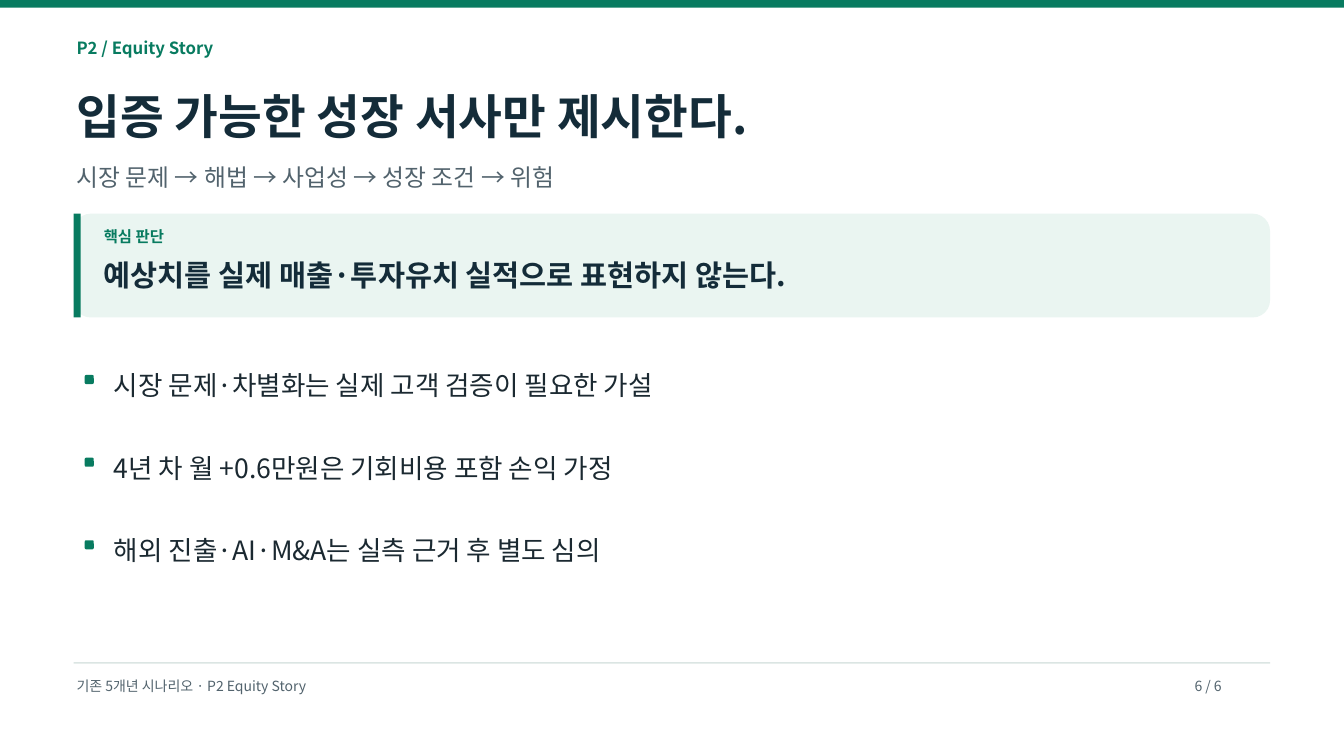
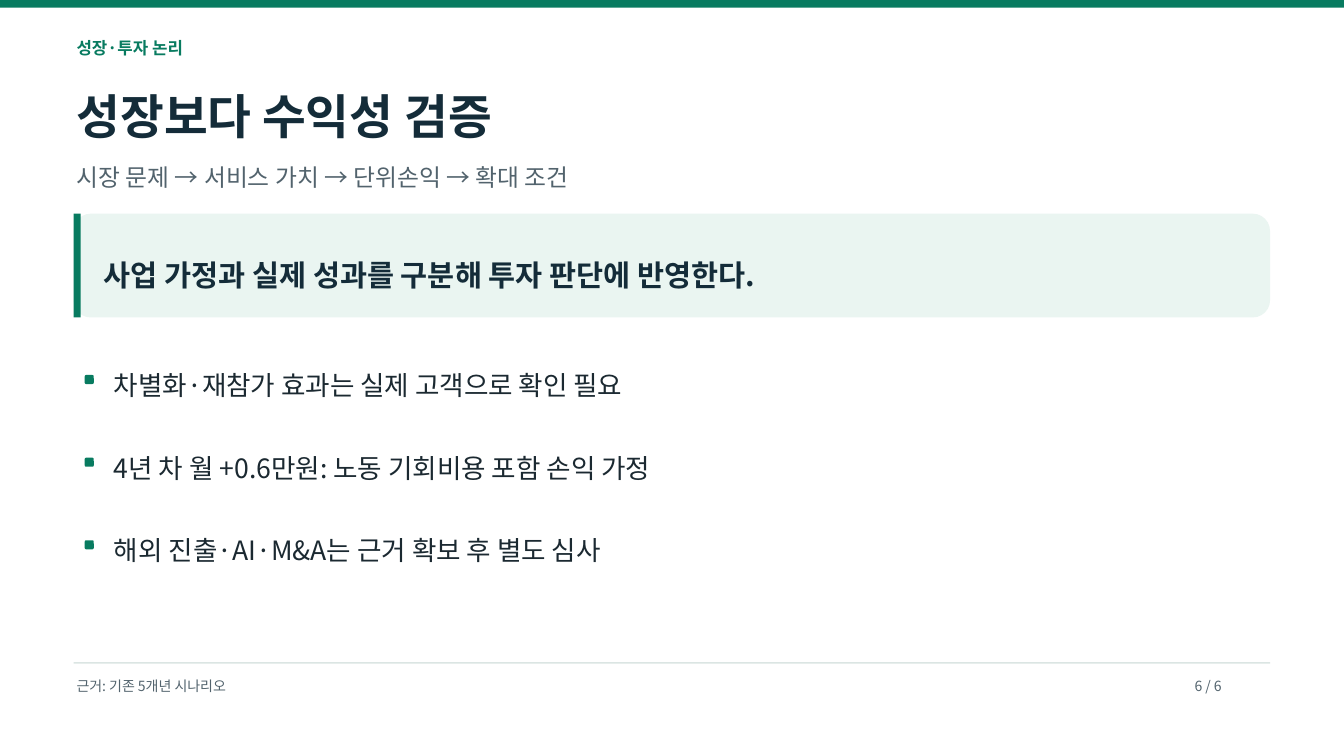
Before and after one commit to dohyunkimmm/footmate-case-study, a slide deck: slide 6 of src/case-study/downloads/footmate_strategy_p0_p2.pptx. Drawn at 1344x756 pixels with LibreOffice and Linux fonts; fonts in the diff are those of the drawing. Boxes give left, top, right and bottom in pixels: in the first picture for what was removed or moved away, otherwise in the second. Text is boxed around its words. In the diff, an @@ line names an element or a change of style, - is before the commit and + after.

```diff
--- a/src/case-study/downloads/footmate_strategy_p0_p2.pptx
+++ b/src/case-study/downloads/footmate_strategy_p0_p2.pptx
@@ text at box(77, 40, 183, 56): text changed @@
-P2 / Equity Story
+성장·투자 논리
@@ text at box(77, 94, 492, 139): text changed @@
-입증 가능한 성장 서사만 제시한다.
+성장보다 수익성 검증
@@ text at box(77, 166, 569, 188): text changed @@
-시장 문제 → 해법 → 사업성 → 성장 조건 → 위험
+시장 문제 → 서비스 가치 → 단위손익 → 확대 조건
@@ text removed at box(104, 229, 164, 244) @@
-핵심 판단
@@ text at box(104, 261, 755, 289): text changed @@
-예상치를 실제 매출·투자유치 실적으로 표현하지 않는다.
+사업 가정과 실제 성과를 구분해 투자 판단에 반영한다.
@@ text at box(114, 373, 623, 397): text changed @@
-시장 문제·차별화는 실제 고객 검증이 필요한 가설
+차별화·재참가 효과는 실제 고객으로 확인 필요
@@ text at box(114, 456, 650, 480): text changed @@
-4년 차 월 +0.6만원은 기회비용 포함 손익 가정
+4년 차 월 +0.6만원: 노동 기회비용 포함 손익 가정
@@ text at box(114, 538, 601, 562): text changed @@
-해외 진출·AI·M&A는 실측 근거 후 별도 심의
+해외 진출·AI·M&A는 근거 확보 후 별도 심사
@@ text at box(77, 679, 226, 692): text changed @@
-기존 5개년 시나리오 · P2 Equity Story
+근거: 기존 5개년 시나리오
```
Also in this commit, not shown: 5 other slides changed, 15 other files.
